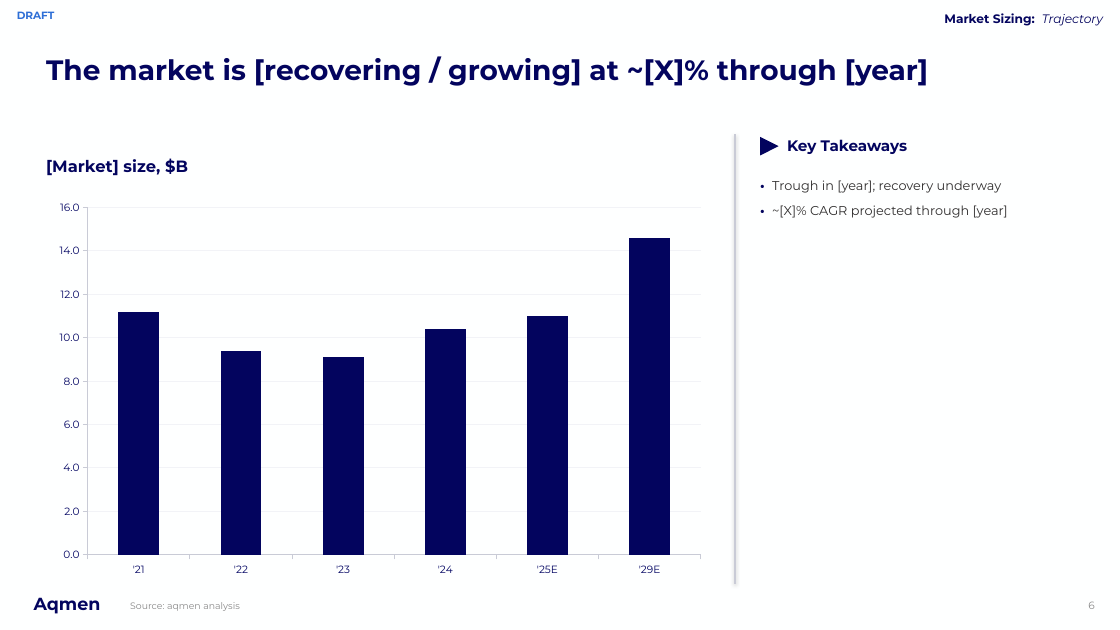
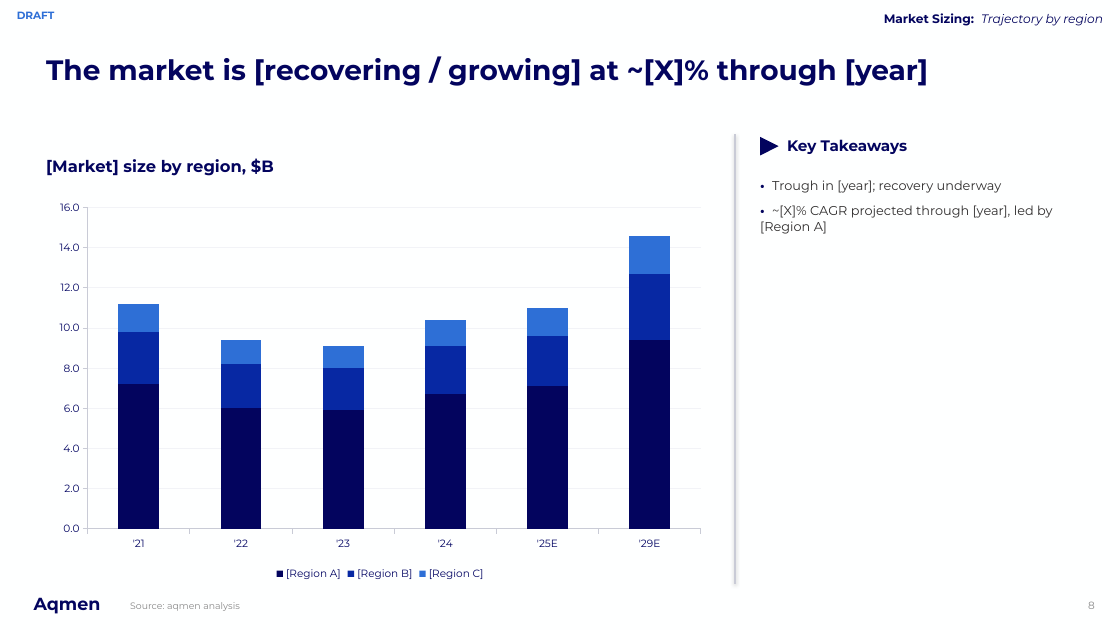
Before and after one commit to aqmen-ai/aqmen-skills, a slide deck: slide 9 of plugins/aqmen/shared/market-sizing-deck-template.pptx (slide 7 before the commit). Drawn at 1120x630 pixels with LibreOffice and Linux fonts; fonts in the diff are those of the drawing. Boxes give left, top, right and bottom in pixels: in the first picture for what was removed or moved away, otherwise in the second. Text is boxed around its words. In the diff, an @@ line names an element or a change of style, - is before the commit and + after.

```diff
--- a/plugins/aqmen/shared/market-sizing-deck-template.pptx
+++ b/plugins/aqmen/shared/market-sizing-deck-template.pptx
@@ text at (884,13,1103,26): text changed; bold off; italic on @@
-Market Sizing: Trajectory
+Market Sizing: Trajectory by region
@@ text at (46,158,274,176): text changed @@
-[Market] size, $B
+[Market] size by region, $B
@@ column chart at (46,193,714,584) @@
@@ column chart to column stacked chart @@
-Series 1: 11.2, 9.4, 9.1, 10.4, 11, 14.6
+[Region A]: 7.2, 6, 5.9, 6.7, 7.1, 9.4
+[Region B]: 2.6, 2.2, 2.1, 2.4, 2.5, 3.3
+[Region C]: 1.4, 1.2, 1.1, 1.3, 1.4, 1.9
@@ legend changed @@
@@ bar spacing changed @@
@@ text at (760,205,1052,234): text changed @@
-• ~[X]% CAGR projected through [year]
+• ~[X]% CAGR projected through [year], led by [Region A]
@@ text at (1088,601,1095,609): text changed @@
-6
+8
```
Also in this commit, not shown: 6 other slides changed, 2 slides added, 36 other files.
